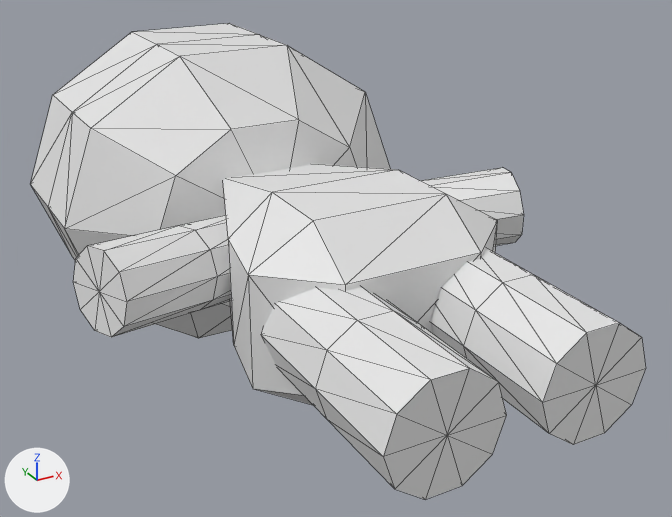
One commit to the COLLADA model src/Content/Player/player_body.dae: the scene before it, then after it.
Before and after are seen from a 50 mm camera at (-0.636, -0.717, 0.594) aimed at (0.062, 0.551, -0.04). Arrows for +X, +Y and +Z are at lower left; the lights stay in place. Mesh edges are drawn as thin lines. Where no turn or scale is listed for an object, it has been applied to the vertices. Vertices at the same position are counted once.

The first picture shows 'arm_L', 'arm_R', 'body', 'head.001', 'leg_L', 'leg_R'.
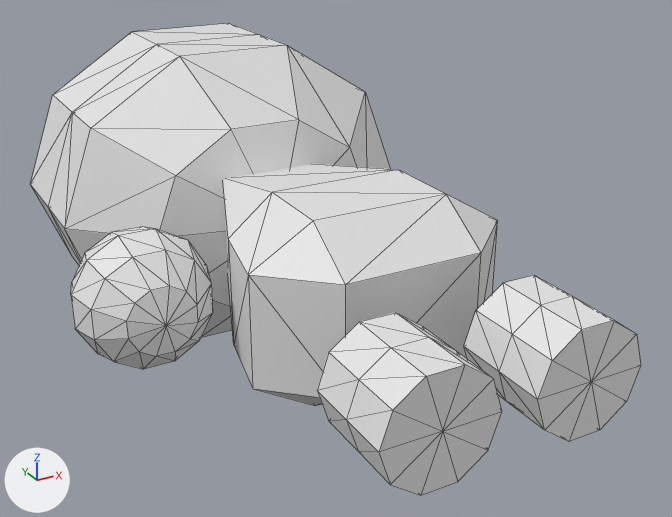
Commit message: add player hand model and revise player body to fit new hand

Pixel boxes [x1, y1, x2, y2] of what changed, in the pictures (672 x 517 px):
'leg_L', mesh rescaled: before [261, 287, 507, 499]; after [317, 312, 502, 495]
'leg_R', mesh rescaled: before [430, 248, 646, 445]; after [464, 275, 641, 441]
'sphere.003', added: after [71, 227, 213, 369]
'arm_L', deleted: before [73, 215, 231, 337]
'arm_R', deleted: before [421, 168, 524, 246]

The change in detail:
me_mesh_1 has 32 vertices, 60 faces and spans x -0.192..-0.026, y -0.016..0.297, z -0.078..0.078.
me_mesh_1 is used by ob_leg_l; location (0.0, 0.0, 0.0).
me_mesh_1 part 1: the whole mesh is scaled about the mesh origin by (1, 0.458, 1).
me_mesh_4 has 32 vertices, 60 faces and spans x 0.026..0.192, y -0.016..0.297, z -0.078..0.078.
me_mesh_4 is used by ob_leg_r; location (0.0, 0.0, 0.0).
me_mesh_4 part 2: the whole mesh is scaled about the mesh origin by (1, 0.472, 1).
Mesh me_mesh_0_002 is new.
It is a UV sphere (12 segments, 6 rings, poles along y) spanning x -0.397..-0.196, y 0.376..0.577, z -0.097..0.104.
It uses material mat_material_0 (its picture is missing).
Object 'arm_L' (ob_arm_l) is deleted.
Object 'arm_R' (ob_arm_r) is deleted.
Object 'sphere.003' (ob_sphere_003) is new; it shows me_mesh_0_002.
Its location is (0.0, 0.0, 0.0).
